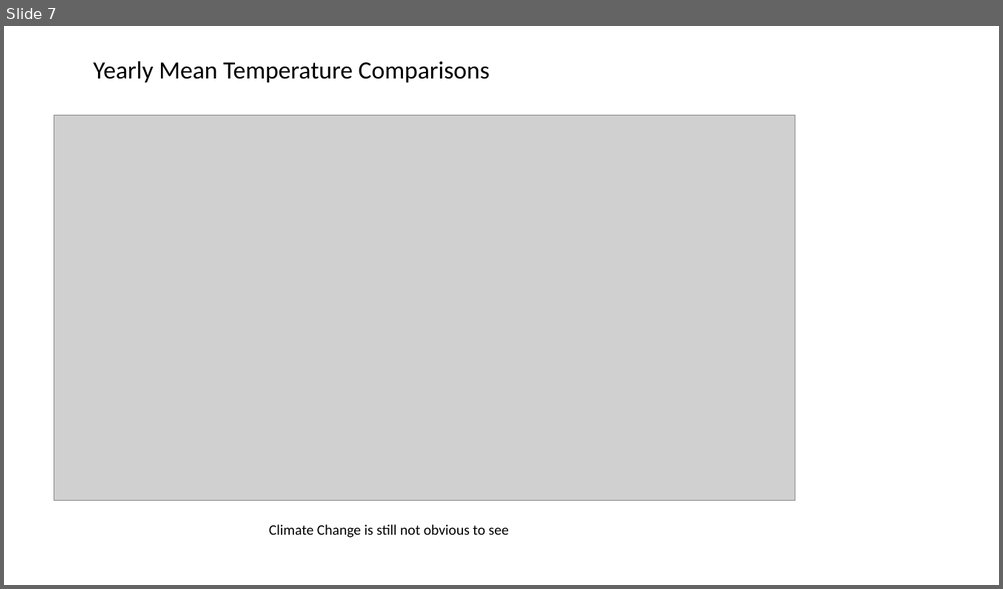
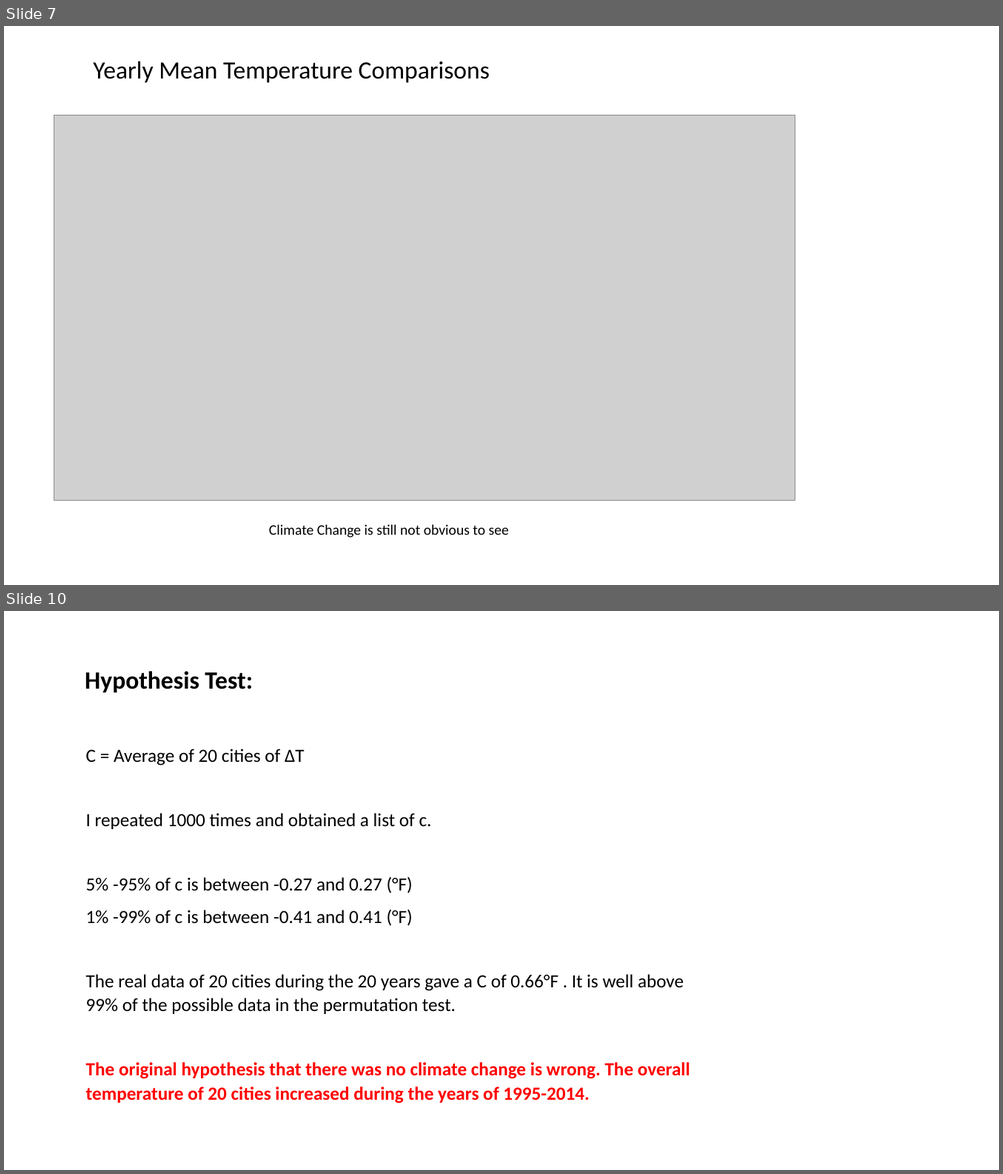
Before and after one commit to nshang88/Capstone-Projects, a slide deck: Capstone_Presentation_Climate.pptx. Shown one above the other, each under a label of ours: slide 7 before the commit, slides 7 and 10 after it; the slides between them are not shown. The pictures are 1003x589 and 1003x1174 pixels, drawn with LibreOffice and Linux fonts; fonts in the diff are those of the drawing; grey boxes stand for pictures. Boxes give left, top, right and bottom in pixels: in the first picture for what was removed or moved away, otherwise in the second. Text is boxed around its words. In the diff, an @@ line names an element or a change of style, - is before the commit and + after.

```diff
--- a/Capstone_Presentation_Climate.pptx
+++ b/Capstone_Presentation_Climate.pptx
@@ slide 10 added at box(4, 611, 999, 1170), background #FFFFFF @@
@@ text added at box(85, 671, 253, 693), 24 pt, text #000000, bold @@
+Hypothesis Test:
@@ text added at box(86, 749, 690, 1104), 18 pt, text #000000 @@
+C = Average of 20 cities of ΔT
+I repeated 1000 times and obtained a list of c.
+5% -95% of c is between -0.27 and 0.27 (°F)
+1% -99% of c is between -0.41 and 0.41 (°F)
+The real data of 20 cities during the 20 years gave a C of 0.66°F . It is well above 99% of the possible data in the permutation test.
+The original hypothesis that there was no climate change is wrong. The overall temperature of 20 cities increased during the years of 1995-2014.
```
Also in this commit, not shown: 4 slides changed.
